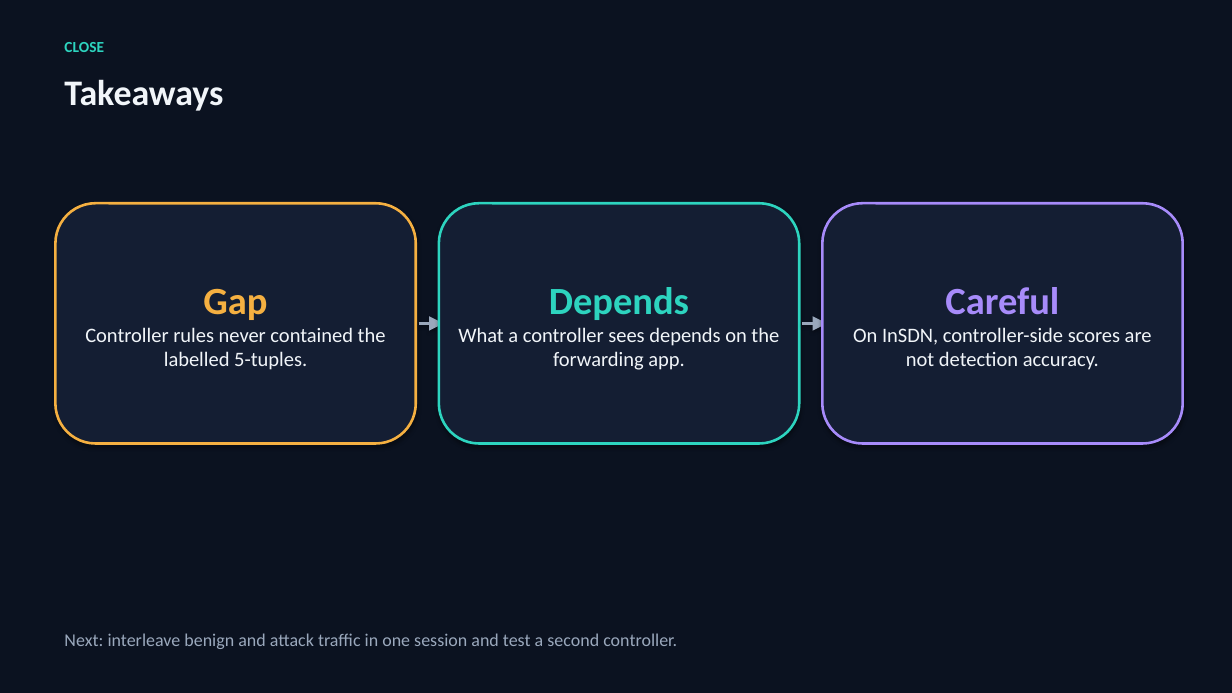
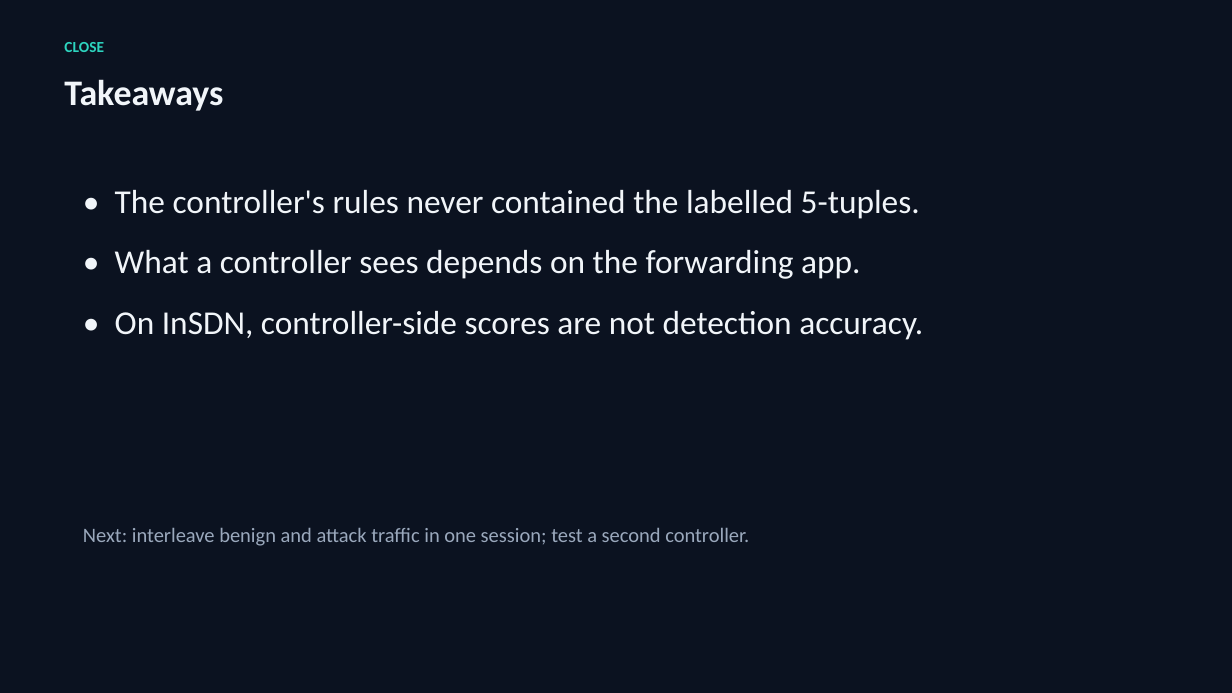
Before and after one commit to adhyan-jain/Proteus, a slide deck: slide 11 of research/insdn_controller/PRESENTATION.pptx. Drawn at 1232x693 pixels with LibreOffice and Linux fonts; fonts in the diff are those of the drawing. Boxes give left, top, right and bottom in pixels: in the first picture for what was removed or moved away, otherwise in the second. Text is boxed around its words. In the diff, an @@ line names an element or a change of style, - is before the commit and + after.

```diff
--- a/research/insdn_controller/PRESENTATION.pptx
+++ b/research/insdn_controller/PRESENTATION.pptx
@@ text "• The controller's rules never ...": place and size @@
-text "• The controller's rules never ..." at box(55, 203, 416, 444)
+text "• The controller's rules never ..." at box(115, 190, 923, 340)
@@ text "• The controller's rules never ..." at box(115, 190, 923, 340): vertical alignment middle to top; fill #141E33 to none; outline #F5B041 2 pt to none; shadow off @@
@@ text at box(115, 190, 923, 340): text changed; size 16 to 26 pt @@
-Gap
-Controller rules never contained the labelled 5-tuples.
+• The controller's rules never contained the labelled 5-tuples.
+• What a controller sees depends on the forwarding app.
+• On InSDN, controller-side scores are not detection accuracy.
@@ rounded rectangle removed at box(439, 203, 799, 444) @@
-Depends
-What a controller sees depends on the forwarding app.
@@ rounded rectangle removed at box(823, 203, 1183, 444) @@
-Careful
-On InSDN, controller-side scores are not detection accuracy.
@@ arrow removed from (419, 323) to (444, 323) @@
@@ arrow removed from (802, 323) to (827, 323) @@
@@ text at box(83, 528, 749, 546): text changed; size 14 to 16 pt @@
-Next: interleave benign and attack traffic in one session and test a second controller.
+Next: interleave benign and attack traffic in one session; test a second controller.
```
Also in this commit, not shown: 8 other slides changed, 1 other file.
